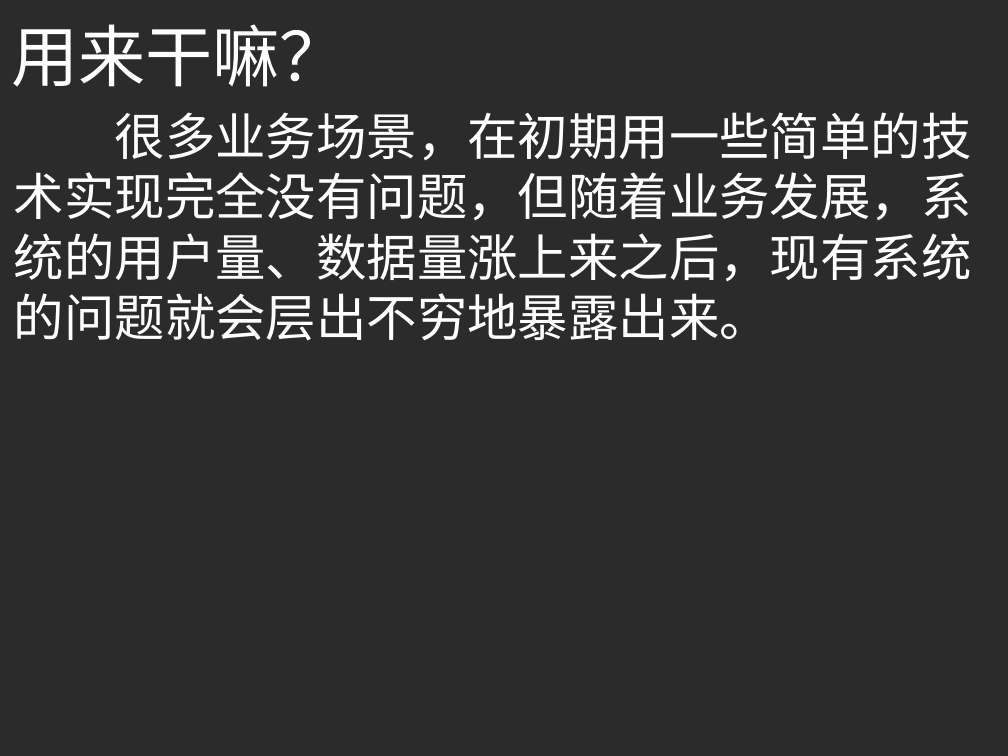
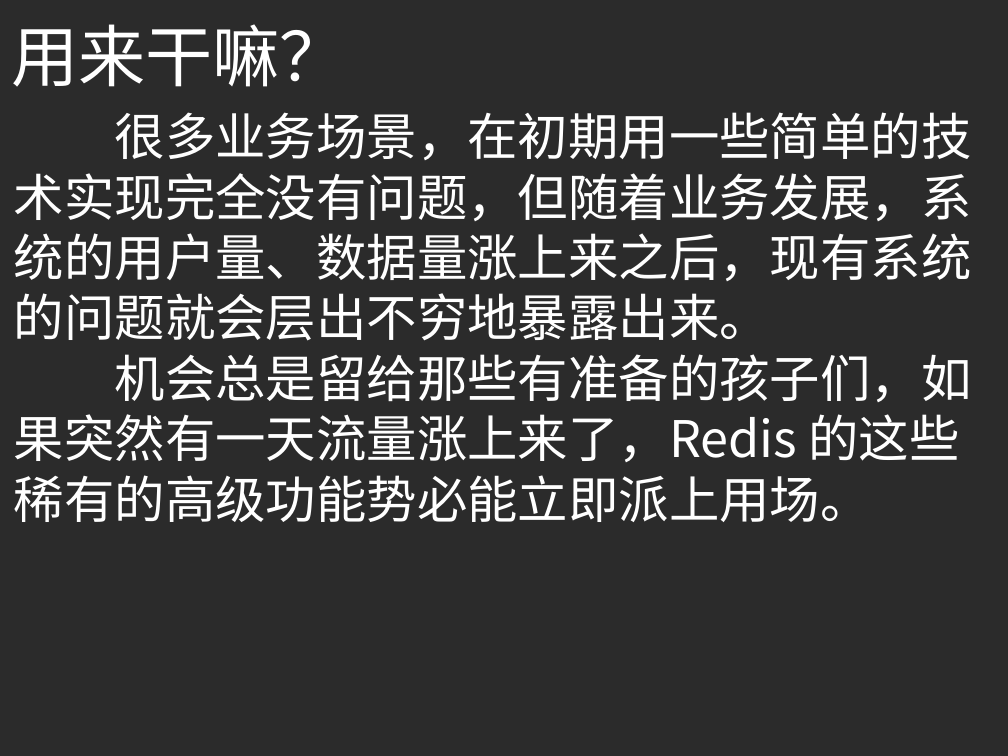
Before and after one commit to yellowb/redis-application-sharing, a slide deck: slide 4 of doc/SD_EP01_Redis_Adv_Application.pptx. Drawn at 1008x756 pixels with LibreOffice and Linux fonts; fonts in the diff are those of the drawing; background and template pictures are left out; a plain dark background stands for a picture behind light text. Boxes give left, top, right and bottom in pixels: in the first picture for what was removed or moved away, otherwise in the second. Text is boxed around its words. In the diff, an @@ line names an element or a change of style, - is before the commit and + after.

Commit message:
add PPT

```diff
--- a/doc/SD_EP01_Redis_Adv_Application.pptx
+++ b/doc/SD_EP01_Redis_Adv_Application.pptx
@@ text at (14, 354, 972, 522): paragraph added @@
+机会总是留给那些有准备的孩子们，如果突然有一天流量涨上来了，Redis 的这些稀有的高级功能势必能立即派上用场。
```
